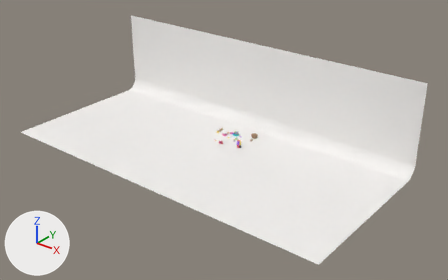
An edit to the Blender file blender/kylling_previs/kylling_previs.blend, drawn before and after from the same camera.
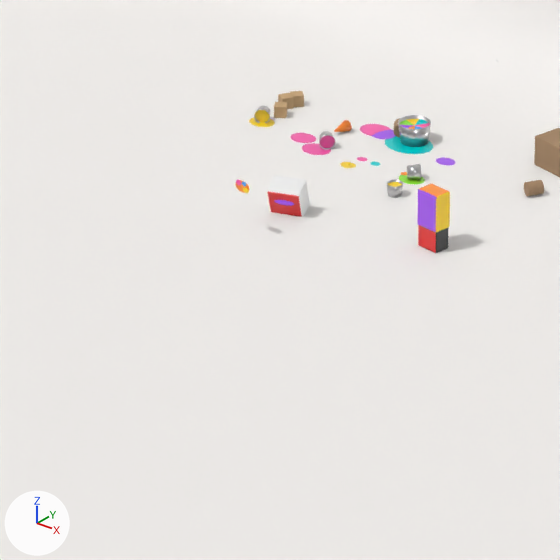
Each version is shown whole from a camera (50 mm lens) standing at (78.7, -102.7, 61.4) and looking at (5.2, -10.8, 4.4), then close up on the part from 41% to 57% of the width and 42% to 66% of the height. The axes (+X, +Y, +Z) are drawn at lower left. The lights are the same throughout. The last two pictures show the newer version. Both versions are drawn at frame 691 of the action 'JenteAction'; the numbers are the values there.

In view in the first close-up: 'Balje', 'Gutt', 'Gutt_Malingsdrakt', 'Jente', 'Kamera_Maling_0', 'Prop_Trekasse', 'Studio_Cyclorama' and 24 more.
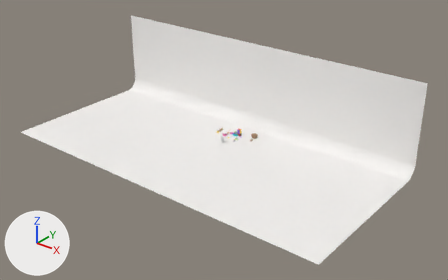
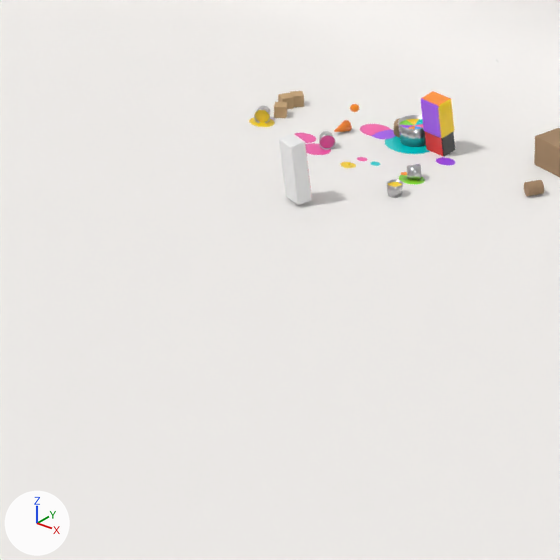
Patch to the scene script:
```diff
--- a/blender/kylling_previs/kylling_previs.blend.py
+++ b/blender/kylling_previs/kylling_previs.blend.py
@@ ob_gutt @@
 ob_gutt = bpy.data.objects.new('Gutt', me_gutt)
-ob_gutt.location = (4.5, -4.6, 0.0)
-ob_gutt.rotation_euler = (0.001, 0.0, 12.44)  # degrees (0.1, 0, 353)
+ob_gutt.location = (0.95, 0.4, 0.0)
+ob_gutt.rotation_euler = (0.139, 0.0, 12.44)  # degrees (8, 0, 353)
+ob_gutt.scale = (1.0, 1.0, 0.994)
 _m = ob_gutt.modifiers.new('Bevel', 'BEVEL')
@@ ob_jente @@
 ob_jente = bpy.data.objects.new('Jente', me_jente)
-ob_jente.location = (0.0, -5.2, 0.0)
-ob_jente.rotation_euler = (0.367, 0.0, 0.349)  # degrees (21, 0, 20)
-ob_jente.scale = (1.35, 1.35, 0.55)
+ob_jente.location = (-0.1, -4.7, 0.1)
+ob_jente.rotation_euler = (-0.122, 0.0, 2.793)  # degrees (-7, 0, 160)
+ob_jente.scale = (0.953, 0.953, 1.1)
 _m = ob_jente.modifiers.new('Bevel', 'BEVEL')
@@ ob_klatt_ikamera @@
 ob_klatt_ikamera.location = (0.02, -7.2, 1.48)
-ob_klatt_ikamera.scale = (0.0, 0.0, 0.0)
+ob_klatt_ikamera.scale = (1.0, 1.0, 0.85)
@@ ob_kamera_maling_0 @@
 ob_kamera_maling_0.location = (0.01, -7.3, 1.49)
-ob_kamera_maling_0.rotation_euler = (1.509, 0.0, -0.0749)  # degrees (86, 0, -4.3)
-ob_kamera_maling_0.scale = (0.26, 0.17, 0.004)
+ob_kamera_maling_0.scale = (0.0, 0.0, 0.0)
```

What differs and where, as boxes [x1, y1, x2, y2] in the close-ups (560 x 560 px):
'Gutt_Malingsdrakt', moved, turned, rescaled
    before: [418, 184, 450, 233]
    after: [421, 91, 454, 138]
'Jente', moved, turned, rescaled
    before: [267, 175, 310, 217]
    after: [279, 133, 312, 205]
'Gutt', moved, turned, rescaled
    before: [418, 225, 448, 253]
    after: [425, 131, 455, 156]
'Flekk_Jente', moved, turned, rescaled (not visible afterwards)
    before: [274, 200, 294, 206]
'Kamera_Maling_0', rescaled, turned (not visible afterwards)
    before: [236, 180, 249, 193]
'Klatt_IKamera', rescaled (not visible before)
    after: [350, 104, 359, 112]
